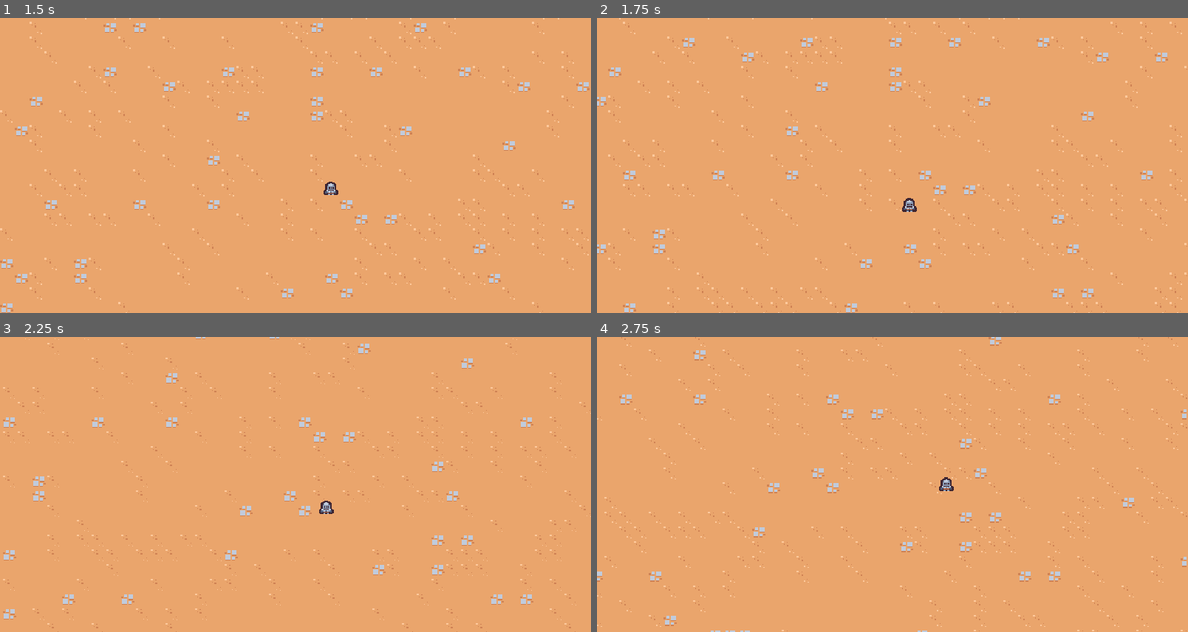
Above: before the commit, frames 1-4 (two rows, left to right).
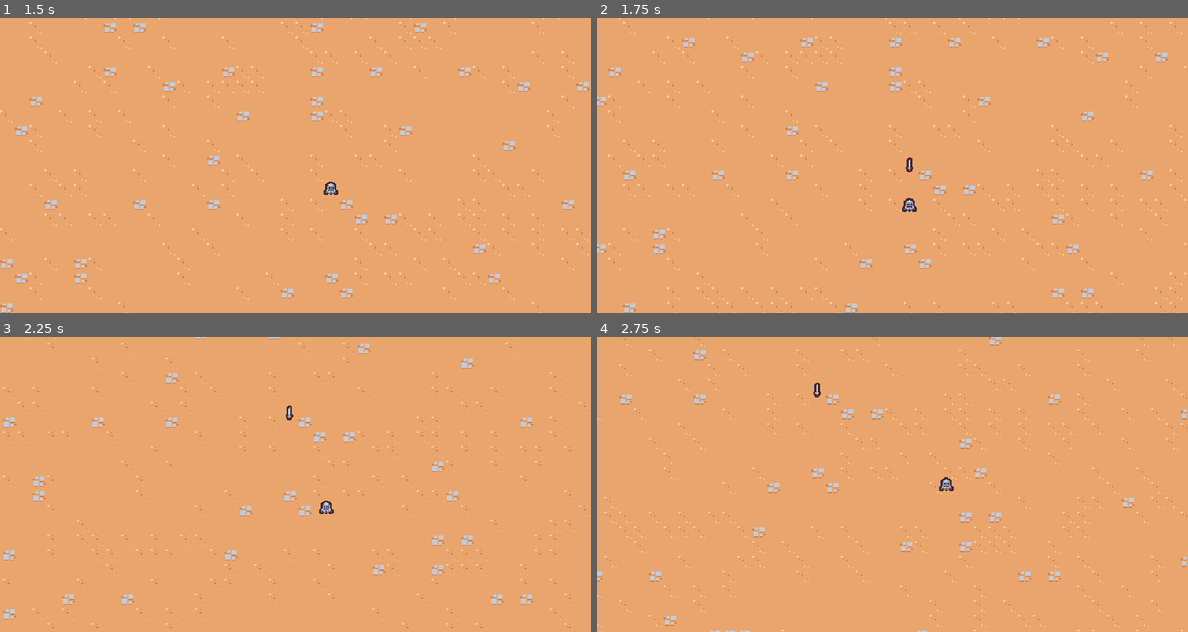
Above: after the commit, the same moments.

Repository: ysle0/udemy-2d-survivor
Game: Godot game, scene res://scenes/main/main.tscn
Two runs of this game, one before a commit and one after it. Both use one fixed random seed, a clock stepped at 60 frames per second and the inputs below.
Inputs:
- Up to frame 1 (1.5 s): hold D (move_right) 0.53-1.28 s; hold S (move_down) from 1.28 s (still down)
- Up to frame 2 (1.75 s): keep holding S (move_down)
- Up to frame 3 (2.25 s): release S (move_down) at 2.03 s; hold D (move_right) from 2.03 s (still down)
- Up to frame 4 (2.75 s): keep holding D (move_right)

Frame 1 is identical in both runs. In frame 2, less than 0.1% of the frame differs, in the area x 52-54%, y 47-53%; in frame 3, less than 0.1%; in frame 4, less than 0.1%.

Commit message:
add: sword ability
controller, ability manager

Diff:
--- a/scenes/ability/sword/sword_ability.tscn
+++ b/scenes/ability/sword/sword_ability.tscn
@@ -6,3 +6,4 @@
 
 [node name="Sprite2D" type="Sprite2D" parent="."]
 texture = ExtResource("1_7d7wk")
+offset = Vector2(0, -4)
--- /dev/null
+++ b/scenes/ability/sword/sword_ability_controller.gd
@@ -0,0 +1,19 @@
+extends Node
+
+@export var sword_ability: PackedScene
+
+var player: Node2D
+
+func _ready():
+	self.player = get_tree().get_first_node_in_group("player") as Node2D
+	if self.player == null:
+		return
+
+	$Timer.timeout.connect(self.on_timer_timeout)
+
+
+func on_timer_timeout():
+	var sword_instance = sword_ability.instantiate() as Node2D
+
+	self.player.get_parent().add_child(sword_instance)
+	sword_instance.global_position = self.player.global_position
--- /dev/null
+++ b/scenes/ability/sword/sword_ability_controller.tscn
@@ -0,0 +1,11 @@
+[gd_scene load_steps=2 format=3 uid="uid://dw27x15cqr3d4"]
+
+[ext_resource type="Script" path="res://scenes/ability/sword/sword_ability_controller.gd" id="1_ahvsj"]
+
+[node name="SwordAbilityController" type="Node"]
+script = ExtResource("1_ahvsj")
+
+[node name="Timer" type="Timer" parent="."]
+wait_time = 1.5
+one_shot = true
+autostart = true
--- a/scenes/player/player.tscn
+++ b/scenes/player/player.tscn
@@ -1,13 +1,20 @@
-[gd_scene load_steps=4 format=3 uid="uid://becw1bli3vptr"]
+[gd_scene load_steps=6 format=3 uid="uid://becw1bli3vptr"]
 
 [ext_resource type="Texture2D" uid="uid://b1hh0evehb1nw" path="res://scenes/player/player.png" id="1_247vy"]
 [ext_resource type="Script" path="res://scenes/player/player.gd" id="1_svwvf"]
+[ext_resource type="PackedScene" uid="uid://dw27x15cqr3d4" path="res://scenes/ability/sword/sword_ability_controller.tscn" id="2_ltlmd"]
+[ext_resource type="PackedScene" uid="uid://djerc4oyhnqg2" path="res://scenes/ability/sword/sword_ability.tscn" id="3_ndo4k"]
 
 [sub_resource type="CircleShape2D" id="CircleShape2D_6n4jn"]
 radius = 5.0
 
 [node name="Player" type="CharacterBody2D" groups=["player"]]
 script = ExtResource("1_svwvf")
+
+[node name="AbilityManager" type="Node" parent="."]
+
+[node name="SwordAbilityController" parent="AbilityManager" instance=ExtResource("2_ltlmd")]
+sword_ability = ExtResource("3_ndo4k")
 
 [node name="Sprite2D" type="Sprite2D" parent="."]
 texture = ExtResource("1_247vy")
